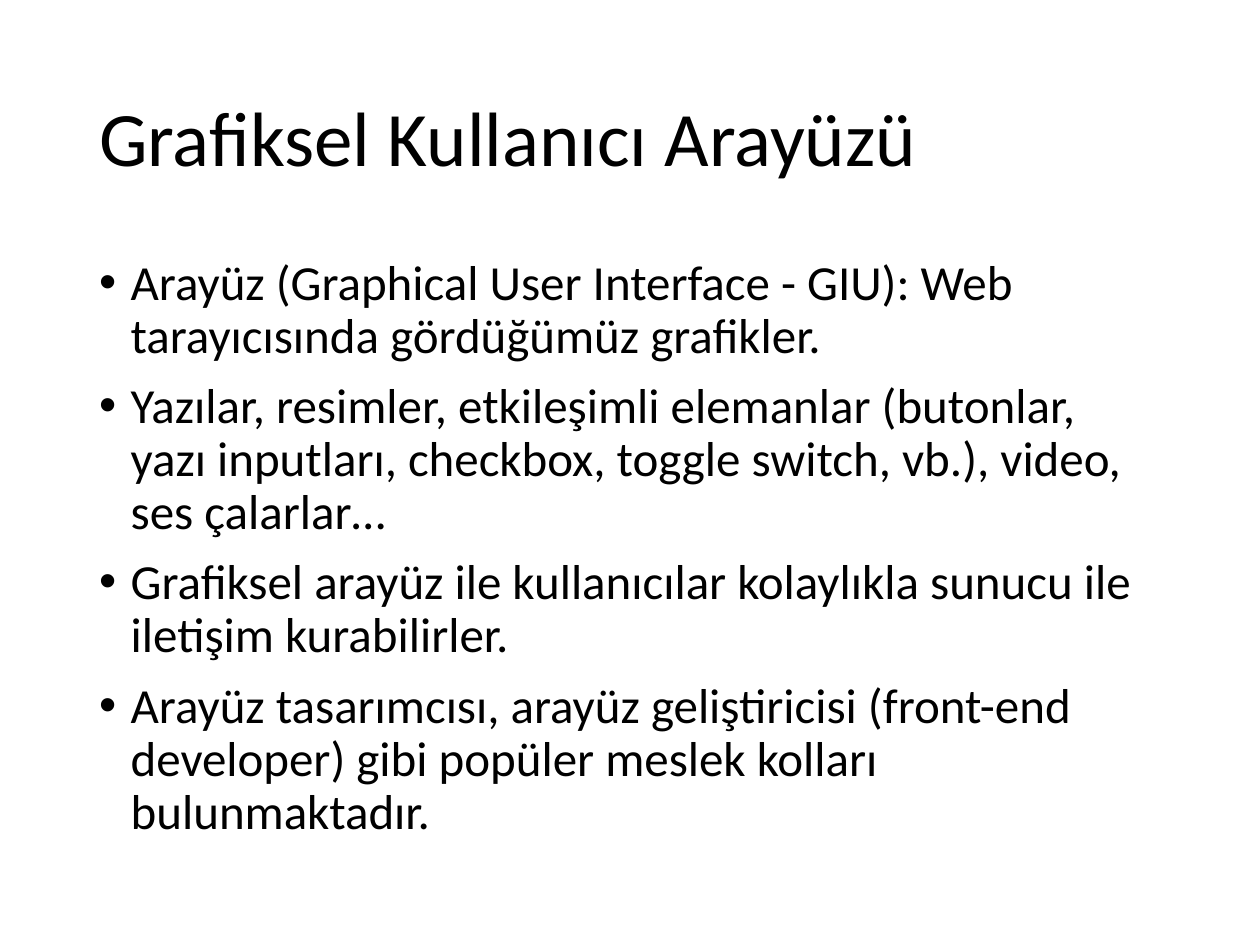
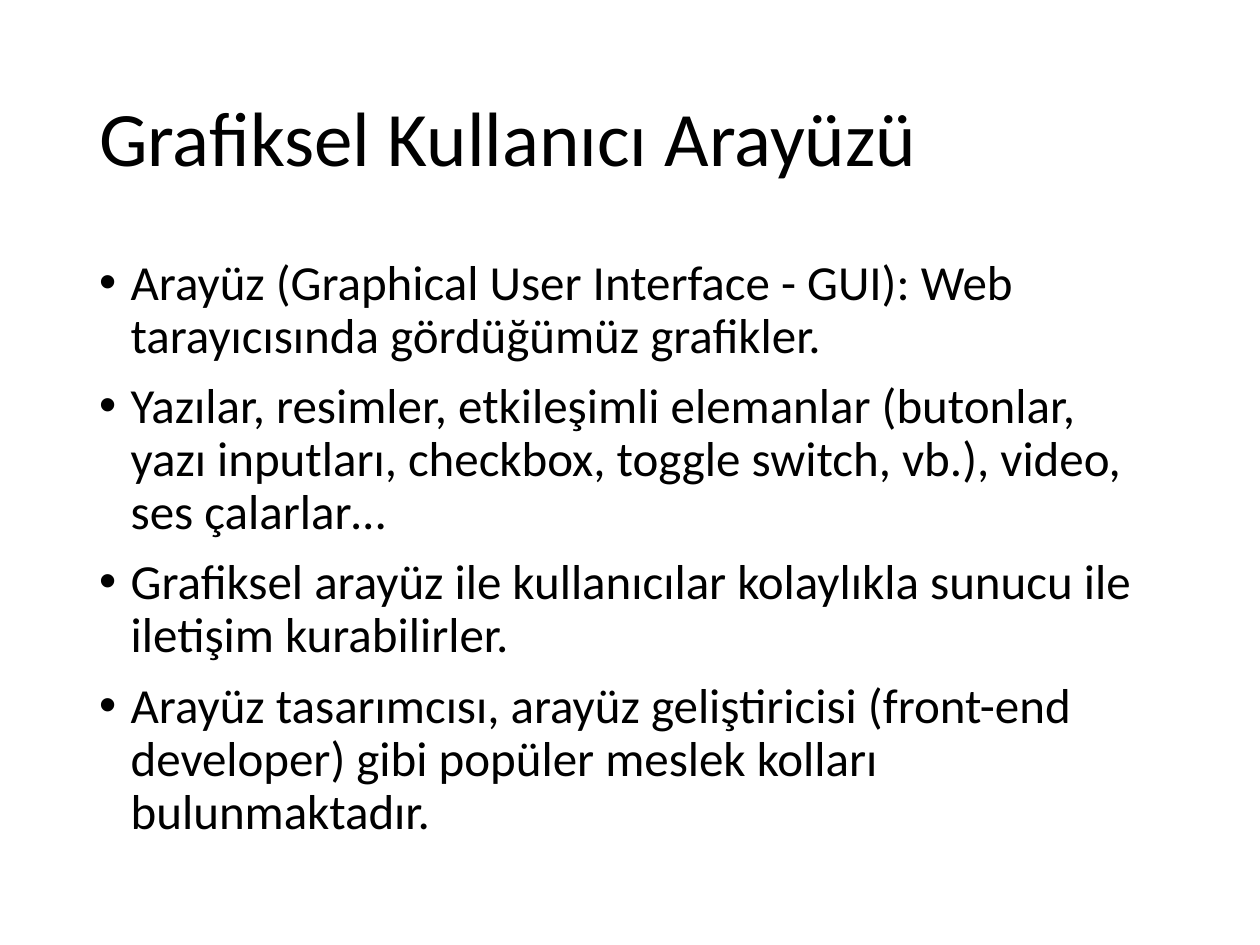
Before and after one commit to ihpar/web, a slide deck: slide 7 of Slides/Ders 0.pptx. Drawn at 1260x945 pixels with LibreOffice and Linux fonts; fonts in the diff are those of the drawing. Boxes give left, top, right and bottom in pixels: in the first picture for what was removed or moved away, otherwise in the second. Text is boxed around its words. In the diff, an @@ line names an element or a change of style, - is before the commit and + after.

```diff
--- a/Slides/Ders 0.pptx
+++ b/Slides/Ders 0.pptx
@@ text at box(131, 264, 1013, 362): text changed @@
-• Arayüz (Graphical User Interface - GIU): Web tarayıcısında gördüğümüz grafikler.
+• Arayüz (Graphical User Interface - GUI): Web tarayıcısında gördüğümüz grafikler.
```
Also in this commit, not shown: 2 other files.
